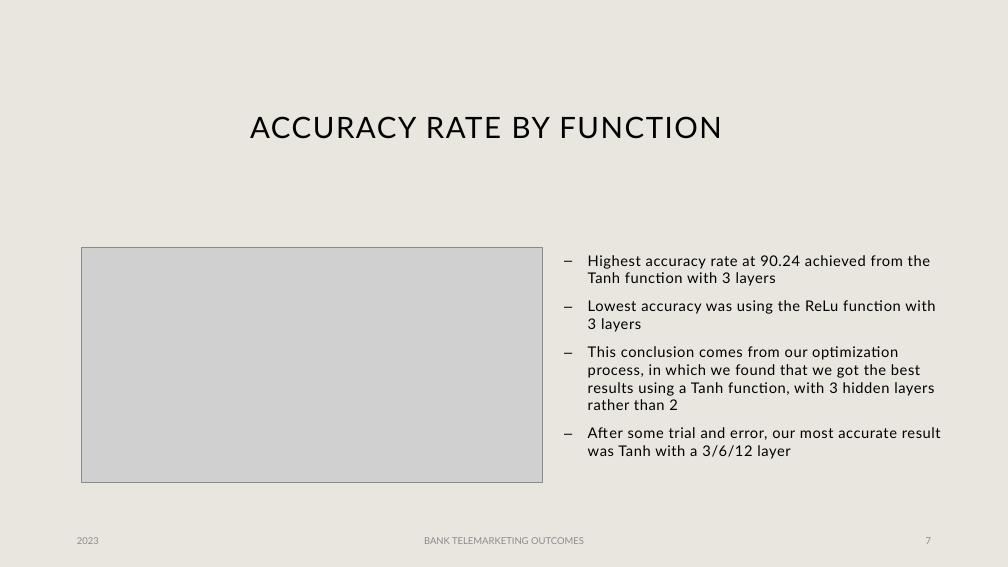
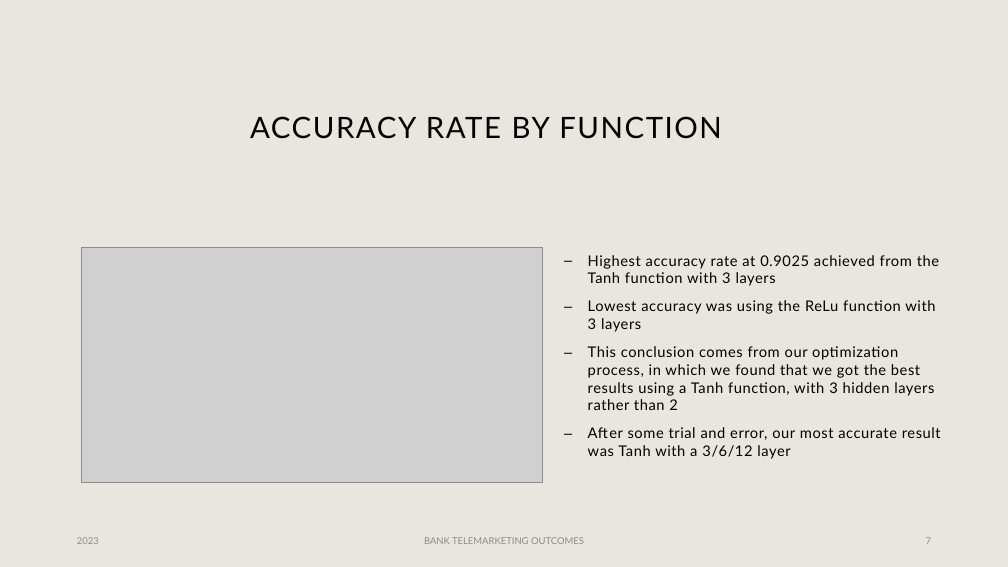
Before and after one commit to panlovelyda/Project-4-Group-8, a slide deck: slide 7 of Project 4.pptx. Drawn at 1008x567 pixels with LibreOffice and Linux fonts; fonts in the diff are those of the drawing; grey boxes stand for pictures; background and template pictures are left out. Boxes give left, top, right and bottom in pixels: in the first picture for what was removed or moved away, otherwise in the second. Text is boxed around its words. In the diff, an @@ line names an element or a change of style, - is before the commit and + after.

Commit message:
change

```diff
--- a/Project 4.pptx
+++ b/Project 4.pptx
@@ text at (x1=588, y1=255, x2=939, y2=286): text changed @@
-– Highest accuracy rate at 90.24 achieved from the Tanh function with 3 layers
+– Highest accuracy rate at 0.9025 achieved from the Tanh function with 3 layers
```
Also in this commit, not shown: 2 other slides changed.
